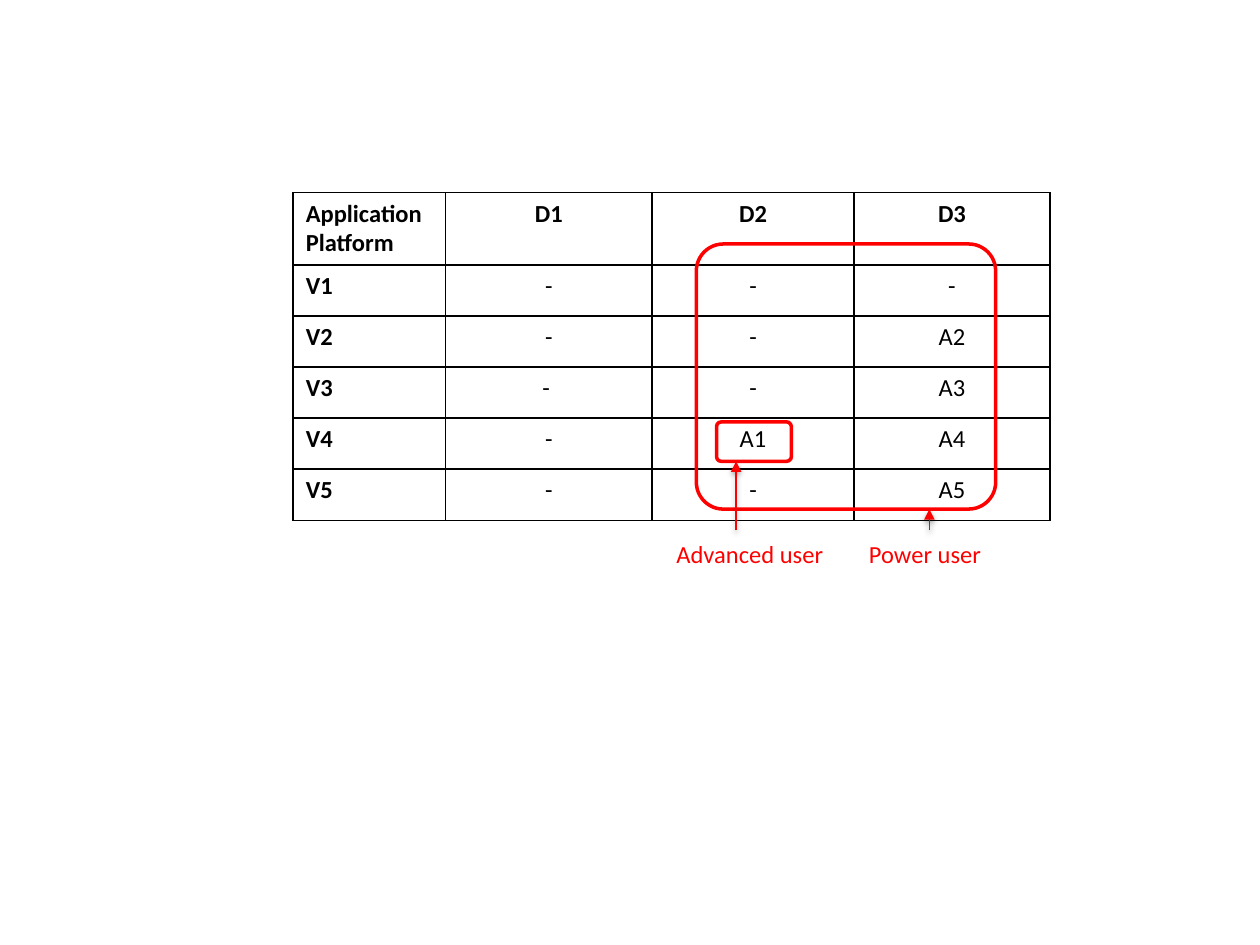
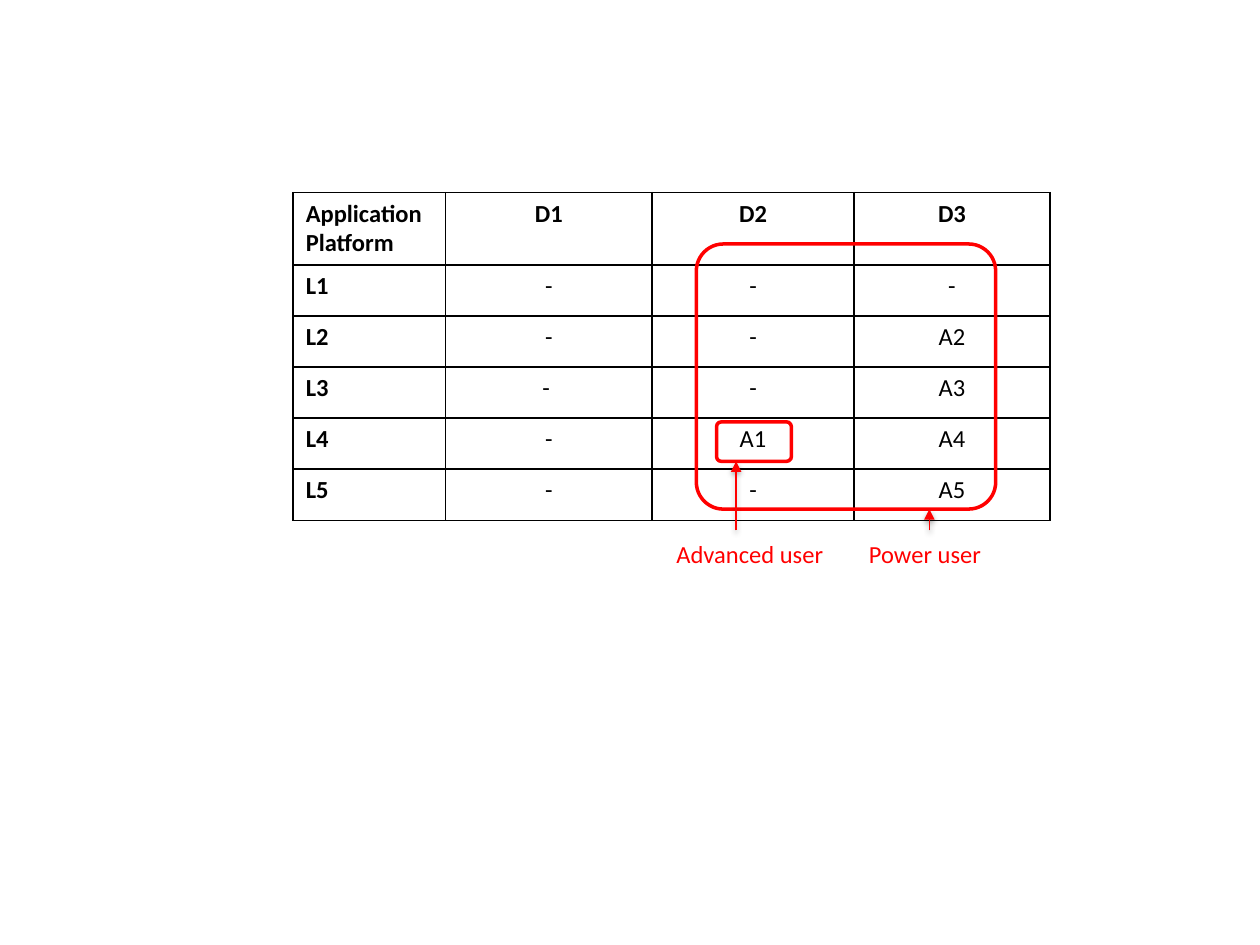
Before and after one commit to reTHINK-project/core-framework, a slide deck: slide 10 of docs/specs/runtime/securityanalysis_figs.pptx. Drawn at 1260x945 pixels with LibreOffice and Linux fonts; fonts in the diff are those of the drawing. Boxes give left, top, right and bottom in pixels: in the first picture for what was removed or moved away, otherwise in the second. Text is boxed around its words. In the diff, an @@ line names an element or a change of style, - is before the commit and + after.

```diff
--- a/docs/specs/runtime/securityanalysis_figs.pptx
+++ b/docs/specs/runtime/securityanalysis_figs.pptx
@@ table at (294,193,1050,519) @@
-row 2, column 1: V1
+row 2, column 1: L1
-row 3, column 1: V2
+row 3, column 1: L2
-row 4, column 1: V3
+row 4, column 1: L3
-row 5, column 1: V4
+row 5, column 1: L4
-row 6, column 1: V5
+row 6, column 1: L5
```
Also in this commit, not shown: 5 other slides changed, 2 other files.
